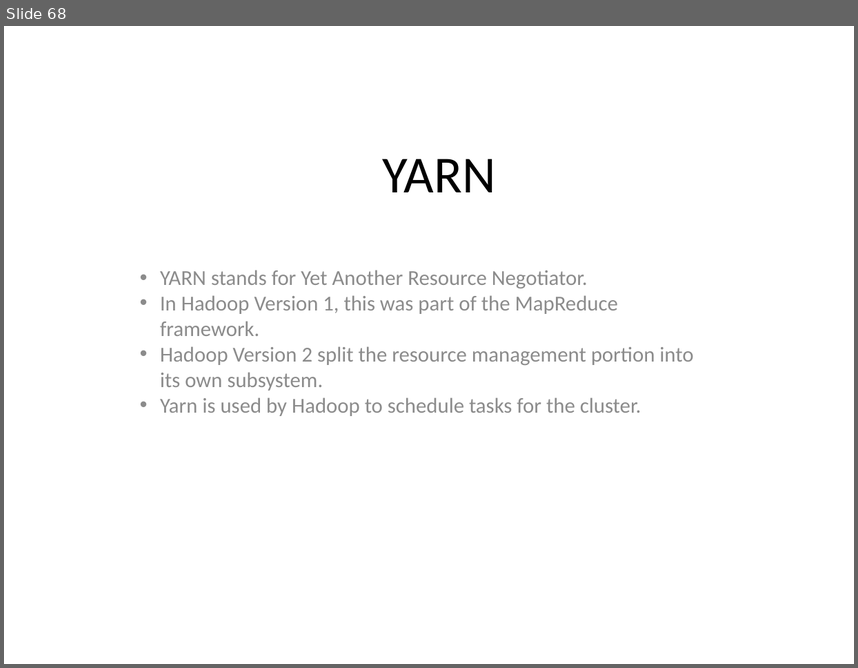
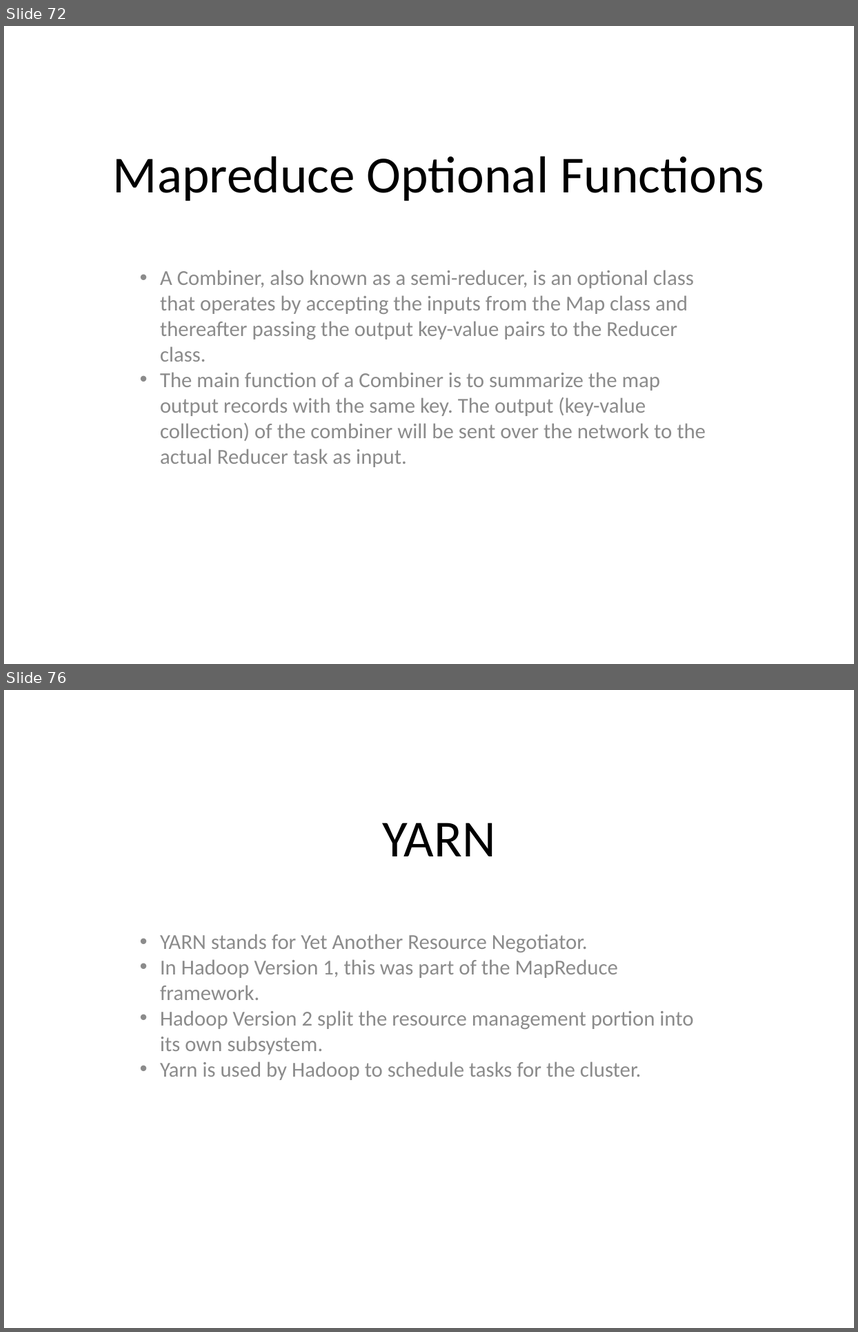
Before and after one commit to redmage123/hadoop, a slide deck: slides/The need for Big Data.pptx. Shown one above the other, each under a label of ours: slide 68 before the commit, slides 72 and 76 after it; the slides between them are not shown. The pictures are 858x668 and 858x1332 pixels, drawn with LibreOffice and Linux fonts; fonts in the diff are those of the drawing. Boxes give left, top, right and bottom in pixels: in the first picture for what was removed or moved away, otherwise in the second. Text is boxed around its words. In the diff, an @@ line names an element or a change of style, - is before the commit and + after.

Commit message:
Added sections on partioners and combiner functions in the slide show and PDF

```diff
--- a/slides/The need for Big Data.pptx
+++ b/slides/The need for Big Data.pptx
@@ slide 72 added at bbox=[4, 26, 854, 664], background #FFFFFF @@
@@ text added at bbox=[113, 156, 764, 201], 44 pt, text #000000 @@
+Mapreduce Optional Functions
@@ text added at bbox=[160, 270, 706, 467], 18 pt, text #8B8B8B @@
+• A Combiner, also known as a semi-reducer, is an optional class that operates by accepting the inputs from the Map class and thereafter passing the output key-value pairs to the Reducer class.
+• The main function of a Combiner is to summarize the map output records with the same key. The output (key-value collection) of the combiner will be sent over the network to the actual Reducer task as input.
@@ what was slide 68 is now slide 76 @@
```
Also in this commit, not shown: 7 other slides added, 4 other files.
